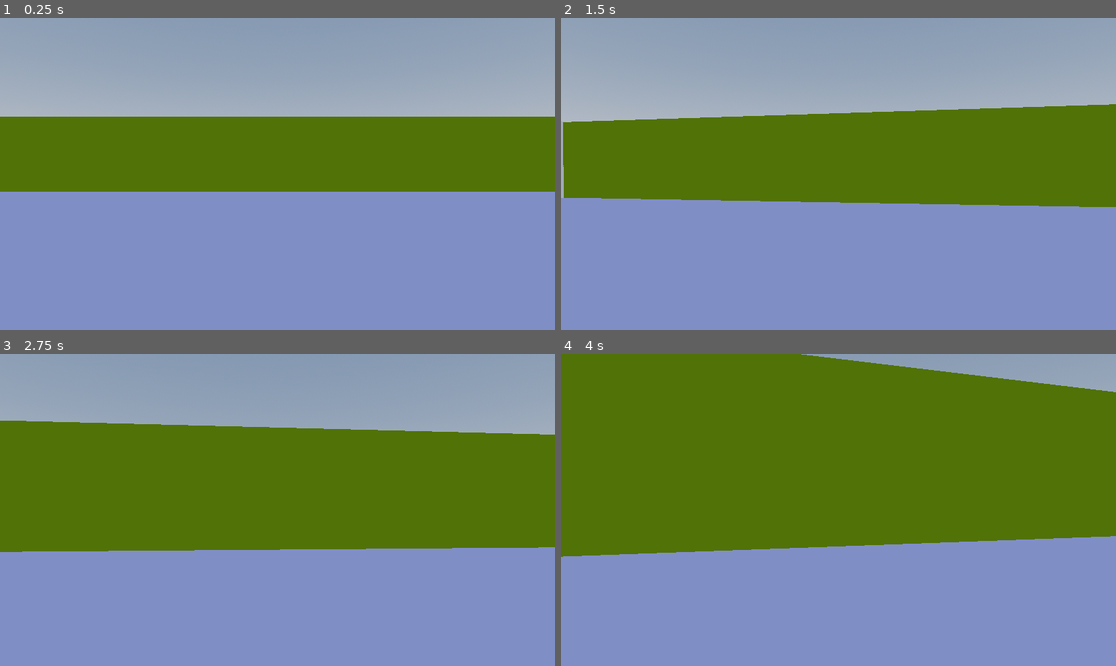
Above: before the commit, frames 1-4 (two rows, left to right).
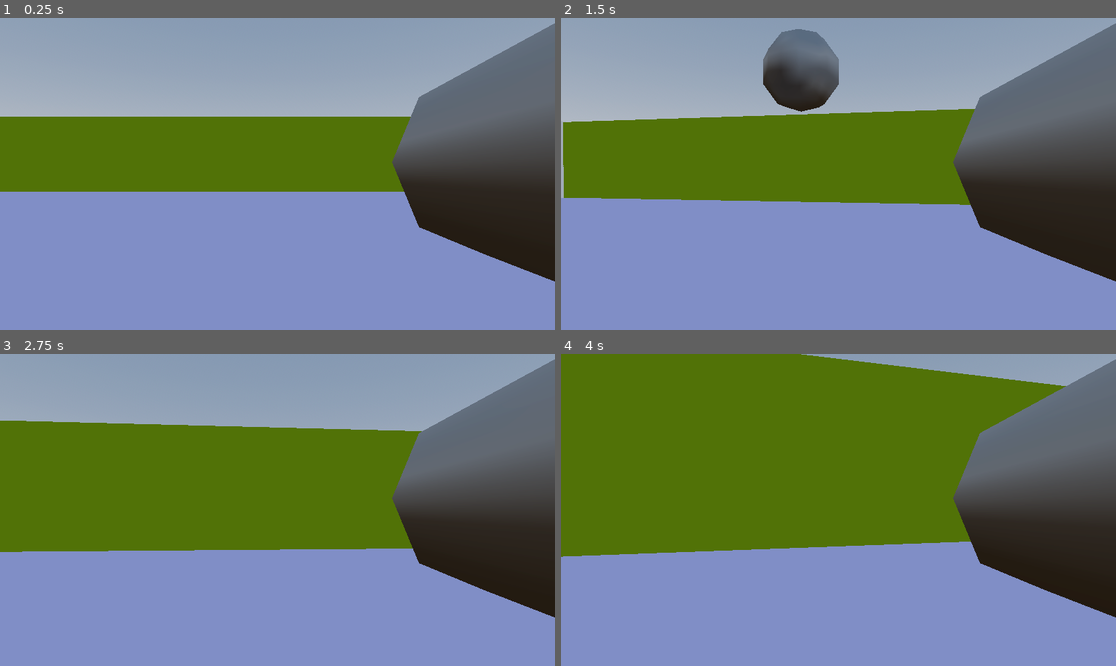
Above: after the commit, the same moments.

Repository: EwenMONT/Exo_Godot
Game: Godot game, scene res://zone_test.tscn
Two runs of this game, one before a commit and one after it. Both use one fixed random seed, a clock stepped at 60 frames per second and the inputs below.
Inputs (mouse positions are in pixels of both pictures, inside the frame that each line leads up to):
- Up to frame 1 (0.25 s): no input
- Up to frame 2 (1.5 s): tap Enter at 0.5 s; move the mouse to (866, 174) at 0.52 s; hold W (up) from 0.53 s (still down); click (866, 174) at 0.6 s; tap Space (jump) at 0.77 s; move the mouse to (810, 174) at 1.27 s; click (810, 174) at 1.35 s
- Up to frame 3 (2.75 s): keep holding W (up); tap Space (jump) at 1.52 s; move the mouse to (288, 503) at 2.02 s; click (288, 503) at 2.1 s
- Up to frame 4 (4 s): keep holding W (up); move the mouse to (832, 516) at 2.77 s; click (832, 516) at 2.85 s; tap Space (jump) at 3.02, 3.77 s; move the mouse to (877, 513) at 3.52 s; click (877, 513) at 3.6 s

The runs differ from the first frame. In frame 1, 16% of the frame differs, in the area x 70-100%, y 1-85%; in frame 2, 19%, in the area x 36-100%, y 1-85%; in frame 3, 16%; in frame 4, 16%.

Commit message:
ajout du gun

Diff:
--- a/project.godot
+++ b/project.godot
@@ -52,3 +52,8 @@
 "events": [Object(InputEventKey,"resource_local_to_scene":false,"resource_name":"","device":-1,"window_id":0,"alt_press …(195 unchanged characters)…
 ]
 }
+fire={
+"deadzone": 0.2,
+"events": [Object(InputEventMouseButton,"resource_local_to_scene":false,"resource_name":"","device":-1,"window_id":0,"alt_pressed":false,"shift_pressed":false,"ctrl_pressed":false,"meta_pressed":false,"button_mask":1,"position":Vector2(226, 16),"global_position":Vector2(235, 64),"factor":1.0,"button_index":1,"canceled":false,"pressed":true,"double_click":true,"script":null)
+]
+}
--- /dev/null
+++ b/scene/bullet.tscn
@@ -0,0 +1,19 @@
+[gd_scene load_steps=4 format=3 uid="uid://bbacuu6exy5tt"]
+
+[ext_resource type="Script" uid="uid://bpnnwyk2ytpc0" path="res://script/bullet.gd" id="1_qwydi"]
+
+[sub_resource type="SphereMesh" id="SphereMesh_qwydi"]
+radial_segments = 8
+rings = 4
+
+[sub_resource type="SphereShape3D" id="SphereShape3D_nx0dk"]
+
+[node name="bullet" type="CharacterBody3D"]
+transform = Transform3D(2, 0, 0, 0, 2, 0, 0, 0, 2, 0, 0, 0)
+script = ExtResource("1_qwydi")
+
+[node name="MeshInstance3D" type="MeshInstance3D" parent="."]
+mesh = SubResource("SphereMesh_qwydi")
+
+[node name="CollisionShape3D" type="CollisionShape3D" parent="."]
+shape = SubResource("SphereShape3D_nx0dk")
--- a/character.tscn
+++ b/scene/character.tscn
@@ -1,6 +1,7 @@
-[gd_scene load_steps=4 format=3 uid="uid://cbh71eph8pwue"]
+[gd_scene load_steps=5 format=3 uid="uid://cbh71eph8pwue"]
 
-[ext_resource type="Script" uid="uid://c7jtaywr7jd1a" path="res://character.gd" id="1_glpr6"]
+[ext_resource type="Script" uid="uid://c7jtaywr7jd1a" path="res://script/character.gd" id="1_glpr6"]
+[ext_resource type="PackedScene" uid="uid://b22npt4s8m2pl" path="res://scene/gun.tscn" id="2_pjt0s"]
 
 [sub_resource type="CapsuleMesh" id="CapsuleMesh_vu45j"]
 
@@ -22,3 +23,6 @@
 transform = Transform3D(-1, 0, 8.742278e-08, 0, 1, 0, -8.742278e-08, 0, -1, 0, 0.58656037, 0.3927343)
 current = true
 fov = 52.6582
+
+[node name="gun" parent="Head/Camera3D" instance=ExtResource("2_pjt0s")]
+transform = Transform3D(-1, -8.742278e-08, 3.821371e-15, 0, -4.371139e-08, -1, 8.742278e-08, -1, 4.371139e-08, 0.5615298, 0.032311797, 0.39273423)
--- /dev/null
+++ b/scene/gun.tscn
@@ -0,0 +1,19 @@
+[gd_scene load_steps=3 format=3 uid="uid://b22npt4s8m2pl"]
+
+[ext_resource type="Script" uid="uid://cmdnfbb6yf8c2" path="res://script/gun.gd" id="1_h8bng"]
+
+[sub_resource type="CylinderMesh" id="CylinderMesh_r8ywq"]
+top_radius = 0.25
+bottom_radius = 0.25
+height = 2.5
+radial_segments = 8
+
+[node name="gun" type="Node3D"]
+transform = Transform3D(1, 0, 0, 0, -4.371139e-08, -1, 0, 1, -4.371139e-08, 0, 0, 0)
+script = ExtResource("1_h8bng")
+
+[node name="MeshInstance3D" type="MeshInstance3D" parent="."]
+mesh = SubResource("CylinderMesh_r8ywq")
+
+[node name="pos" type="Node3D" parent="."]
+transform = Transform3D(1, 0, 0, 0, 1, 0, 0, 0, 1, 0, 1.2460436, -5.4466295e-08)
--- /dev/null
+++ b/script/bullet.gd
@@ -0,0 +1,6 @@
+extends CharacterBody3D
+
+var speed = 50
+
+func _process(delta):
+	position += transform.basis * Vector3(0, 0, -speed) * delta
--- a/character.gd
+++ b/script/character.gd
@@ -8,6 +8,7 @@
 
 @onready var head = $Head
 @onready var cam = $Head/Camera3D
+@onready var gun = $Head/gun
 
 func _ready():
 	Input.set_mouse_mode(Input.MOUSE_MODE_CAPTURED)
--- /dev/null
+++ b/script/gun.gd
@@ -0,0 +1,17 @@
+extends Node3D
+
+@onready var pos = $pos
+var bullet = load("res://scene/bullet.tscn")
+
+func _physics_process(delta):
+	if Input.is_action_just_pressed("fire"):
+		shoot()
+	pass
+
+func shoot():
+	var instance = bullet.instantiate()
+	instance.position = pos.global_position
+	#instance.basis = pos.global_transform.basis
+	get_parent().add_child(instance)
+	print("squalala")
+	pass
--- a/zone_test.tscn
+++ b/zone_test.tscn
@@ -1,6 +1,8 @@
-[gd_scene load_steps=12 format=3 uid="uid://2782fhjecg13"]
+[gd_scene load_steps=13 format=3 uid="uid://2782fhjecg13"]
 
-[ext_resource type="PackedScene" uid="uid://cbh71eph8pwue" path="res://character.tscn" id="1_iyl5p"]
+[ext_resource type="PackedScene" uid="uid://cbh71eph8pwue" path="res://scene/character.tscn" id="1_iyl5p"]
+
+[sub_resource type="GDScript" id="GDScript_iyl5p"]
 
 [sub_resource type="ProceduralSkyMaterial" id="ProceduralSkyMaterial_iyl5p"]
 sky_horizon_color = Color(0.66224277, 0.6717428, 0.6867428, 1)
@@ -36,6 +38,7 @@
 albedo_color = Color(0, 0, 1, 1)
 
 [node name="Zone_test" type="Node3D"]
+script = SubResource("GDScript_iyl5p")
 
 [node name="WorldEnvironment" type="WorldEnvironment" parent="."]
 environment = SubResource("Environment_ob1jx")
Not shown, added: script/bullet.gd.uid
Renamed: character.gd.uid -> script/character.gd.uid
Not shown, added: script/gun.gd.uid
